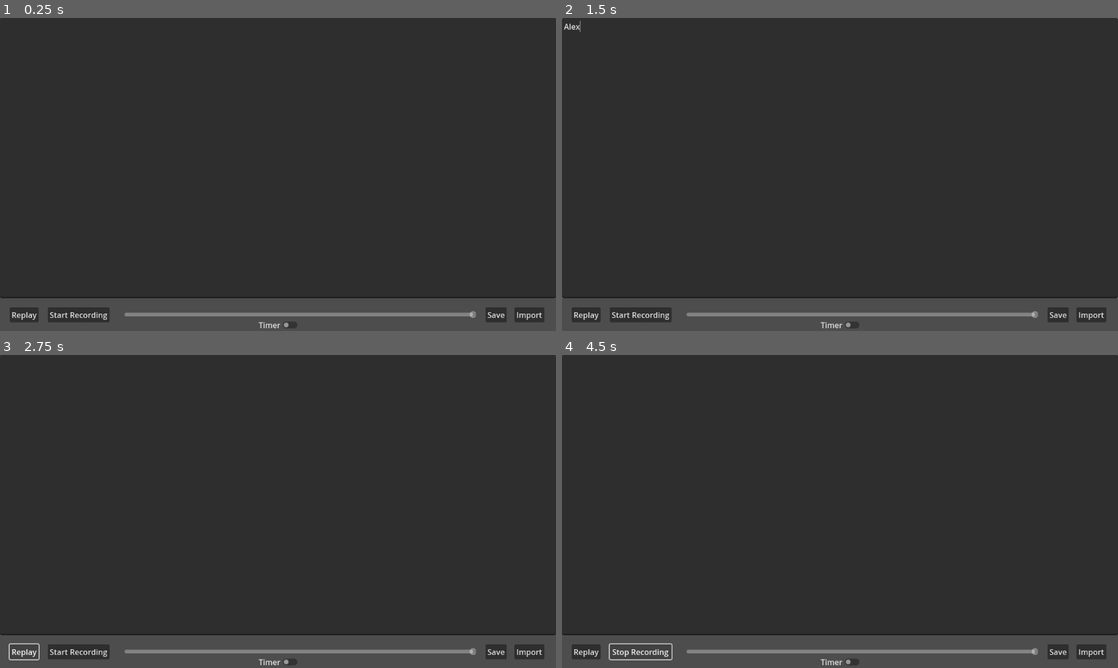
Above: before the commit, frames 1-4 (two rows, left to right).
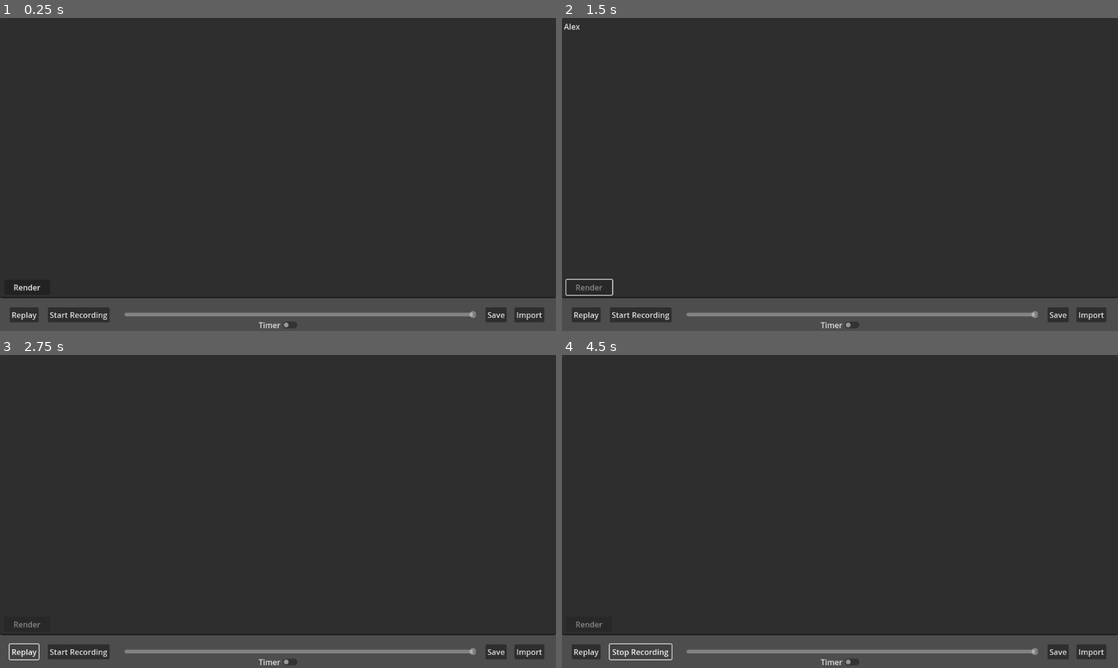
Above: after the commit, the same moments.

Repository: artelephantb/compass-branch
Game: Godot game, scene res://scenes/world.tscn
The game is run twice, just before and just after one commit, with the same random seed, the same clock (stepped at 60 frames per second) and the same inputs.
Inputs (mouse positions are in pixels of both pictures, inside the frame that each line leads up to):
- Up to frame 1 (0.25 s): no input
- Up to frame 2 (1.5 s): click (840, 158) at 0.52 s; type "Alex" at 0.6 s; click (589, 287) at 1.25 s, where only the run after the commit has a clickable "Render"
- Up to frame 3 (2.75 s): click "Replay" at 2 s
- Up to frame 4 (4.5 s): click "Replay" at 2.75 s; click "Replay" at 3.5 s; click "Start Recording" at 4.25 s

The runs differ from the first frame. In frame 1, less than 0.1% of the frame differs, in the area x 2-8%, y 85-88%; in frame 2, 0.1%, in the area x 0-100%, y 0-90%; in frame 3, less than 0.1%; in frame 4, less than 0.1%.

Commit message:
Added a render button

Diff:
--- a/scenes/world.tscn
+++ b/scenes/world.tscn
@@ -50,6 +50,13 @@
 offset_bottom = 306.0
 text = "Import"
 
+[node name="RenderButton" type="Button" parent="."]
+offset_left = -567.0
+offset_top = 218.0
+offset_right = -472.0
+offset_bottom = 249.0
+text = "Render"
+
 [node name="PlaysTimerToggle" type="CheckButton" parent="."]
 offset_left = -46.5
 offset_top = 296.0
@@ -78,6 +85,7 @@
 [connection signal="pressed" from="RecordButton" to="." method="_on_record_pressed"]
 [connection signal="pressed" from="SaveButton" to="." method="_on_save_pressed"]
 [connection signal="pressed" from="ImportButton" to="." method="_on_import_button_pressed"]
+[connection signal="pressed" from="RenderButton" to="." method="_on_render_pressed"]
 [connection signal="toggled" from="PlaysTimerToggle" to="." method="_on_plays_timer_toggled"]
 [connection signal="file_selected" from="ExportDialog" to="." method="_on_export_dialog_file_selected"]
 [connection signal="file_selected" from="ImportDialog" to="." method="_on_import_dialog_file_selected"]
--- a/scripts/world.gd
+++ b/scripts/world.gd
@@ -5,8 +5,9 @@
 @onready var replay_button = $'ReplayButton'
 @onready var record_button = $'RecordButton'
 @onready var plays_timer_toggle  = $'PlaysTimerToggle'
-@onready var export_dialog  = $'ExportDialog'
-@onready var import_dialog  = $'ImportDialog'
+@onready var export_dialog = $'ExportDialog'
+@onready var import_dialog = $'ImportDialog'
+@onready var render_button = $'RenderButton'
 
 var text_logs = []
 var timed_text_logs = []
@@ -20,6 +21,8 @@
 
 var recording = false
 
+var rendering = false
+
 
 func replay() -> void:
 	current_wait_frame = 0
@@ -32,6 +35,10 @@
 	replaying = true
 
 	recording = false
+
+func get_screenshot():
+	var screenshot = get_viewport().get_texture().get_image()
+	return screenshot
 
 
 func _ready() -> void:
@@ -62,6 +69,9 @@
 	else:
 		current_character = text_logs[frame_slider.value + 1]
 
+	if rendering:
+		get_screenshot().save_png('user://' + str(frame_slider.value) + '_' + str(current_wait_frame) + '.png')
+
 	if typeof(current_character) == TYPE_STRING:
 		text_box.text = current_character
 		frame_slider.value += 1
@@ -74,7 +84,6 @@
 	current_wait_frame -= 1
 	if current_wait_frame == 0:
 		frame_slider.value += 1
-
 
 func _on_text_box_edited() -> void:
 	if !recording:
@@ -124,6 +133,10 @@
 	frame_slider.max_value = len(text_logs) - 1
 	frame_slider.editable = true
 
+func _on_render_pressed() -> void:
+	rendering = true
+	render_button.disabled = true
+
 func _on_plays_timer_toggled(toggled_on: bool) -> void:
 	plays_timer = toggled_on
 	if plays_timer:
